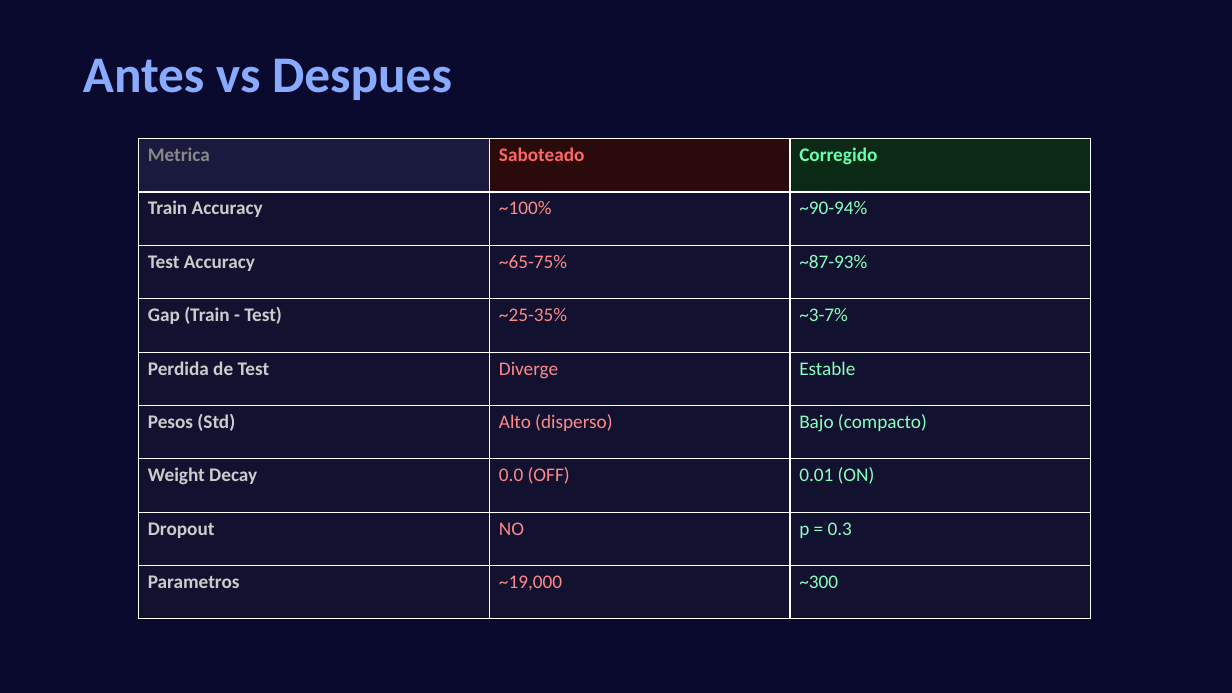
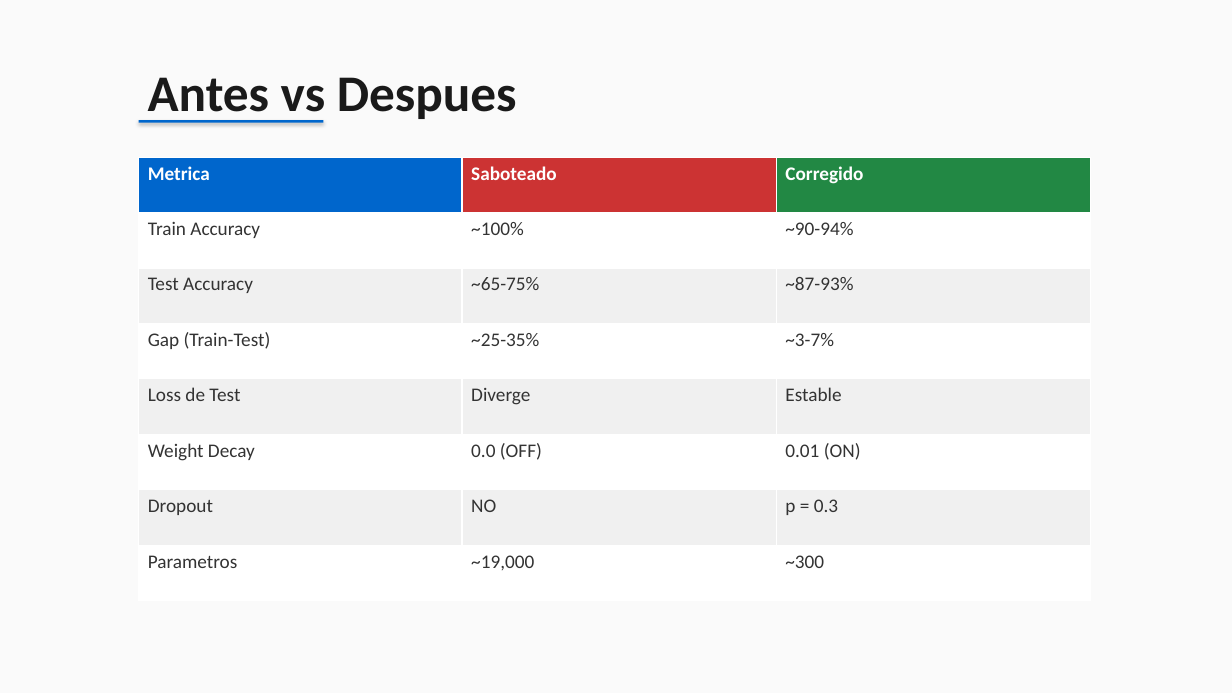
Before and after one commit to Xamplix/proyecto, a slide deck: slide 5 of Grupo7_La_Memoria_de_Pez.pptx. Drawn at 1232x693 pixels with LibreOffice and Linux fonts; fonts in the diff are those of the drawing. Boxes give left, top, right and bottom in pixels: in the first picture for what was removed or moved away, otherwise in the second. Text is boxed around its words. In the diff, an @@ line names an element or a change of style, - is before the commit and + after.

```diff
--- a/Grupo7_La_Memoria_de_Pez.pptx
+++ b/Grupo7_La_Memoria_de_Pez.pptx
@@ background #0A0A2E to #FAFAFA @@
@@ text "Antes vs Despues": place and size @@
-text "Antes vs Despues" at (83, 58, 452, 100)
+text "Antes vs Despues" at (148, 77, 517, 123)
@@ text "Antes vs Despues" at (148, 77, 517, 123): text colour #88AAFF to #1A1A1A @@
@@ rectangle added at (139, 120, 323, 123), fill #0066CC @@
@@ table at (139, 157, 1091, 601) @@
-row 4: Gap (Train - Test) | ~25-35% | ~3-7%
-row 5: Perdida de Test | Diverge | Estable
-row 6: Pesos (Std) | Alto (disperso) | Bajo (compacto)
+row 4: Gap (Train-Test) | ~25-35% | ~3-7%
+row 5: Loss de Test | Diverge | Estable
@@ table: place and size @@
-table at (139, 139, 1091, 619)
+table at (139, 157, 1091, 601)
```
Also in this commit, not shown: 8 other slides changed, 1 other file.
